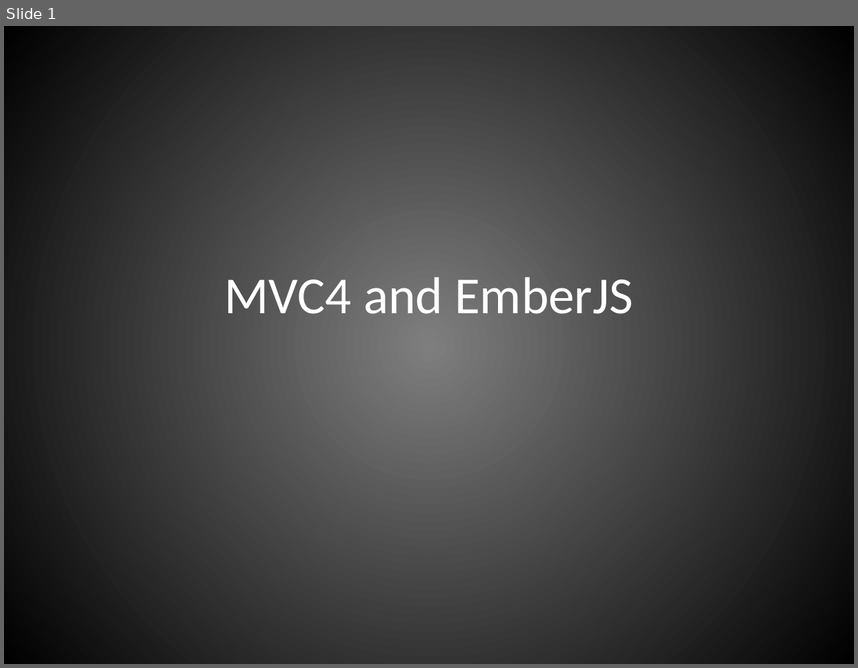
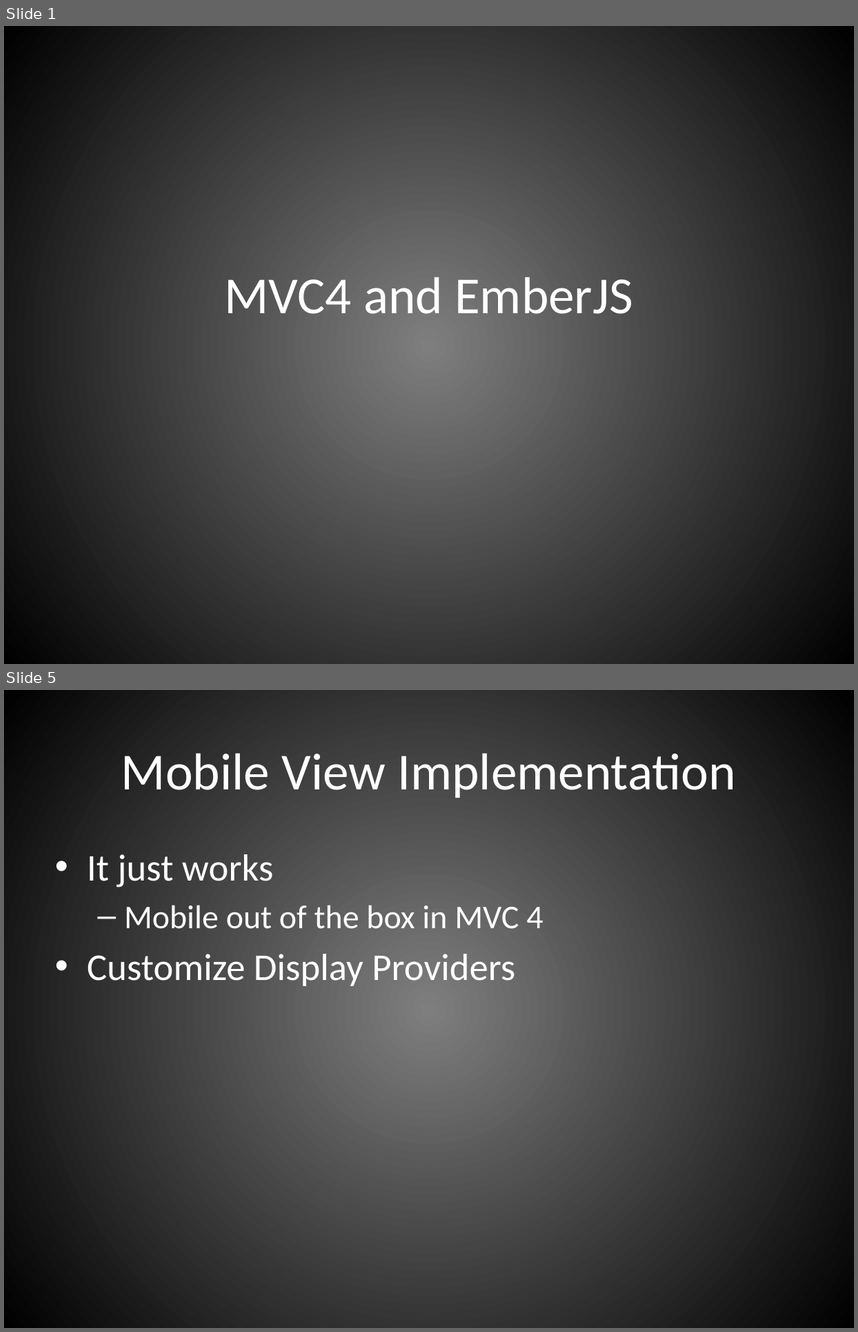
Before and after one commit to strmshdw/emberDemo, a slide deck: MVC4 and EmberJS.pptx. Shown one above the other, each under a label of ours: slide 1 before the commit, slides 1 and 5 after it; the slides between them are not shown. The pictures are 858x668 and 858x1332 pixels, drawn with LibreOffice and Linux fonts; fonts in the diff are those of the drawing. Boxes give left, top, right and bottom in pixels: in the first picture for what was removed or moved away, otherwise in the second. Text is boxed around its words. In the diff, an @@ line names an element or a change of style, - is before the commit and + after.

```diff
--- a/MVC4 and EmberJS.pptx
+++ b/MVC4 and EmberJS.pptx
@@ slide 5 added at (x1=4, y1=690, x2=854, y2=1328), background gradient #7F7F7F to #000000 @@
@@ title added at (x1=121, y1=753, x2=735, y2=798), 44 pt, text #FFFFFF @@
+Mobile View Implementation
@@ text added at (x1=87, y1=854, x2=543, y2=986), 32 pt, text #FFFFFF @@
+• It just works
+  – Mobile out of the box in MVC 4
+• Customize Display Providers
```
Also in this commit, not shown: 6 other slides added, 8 other files.
